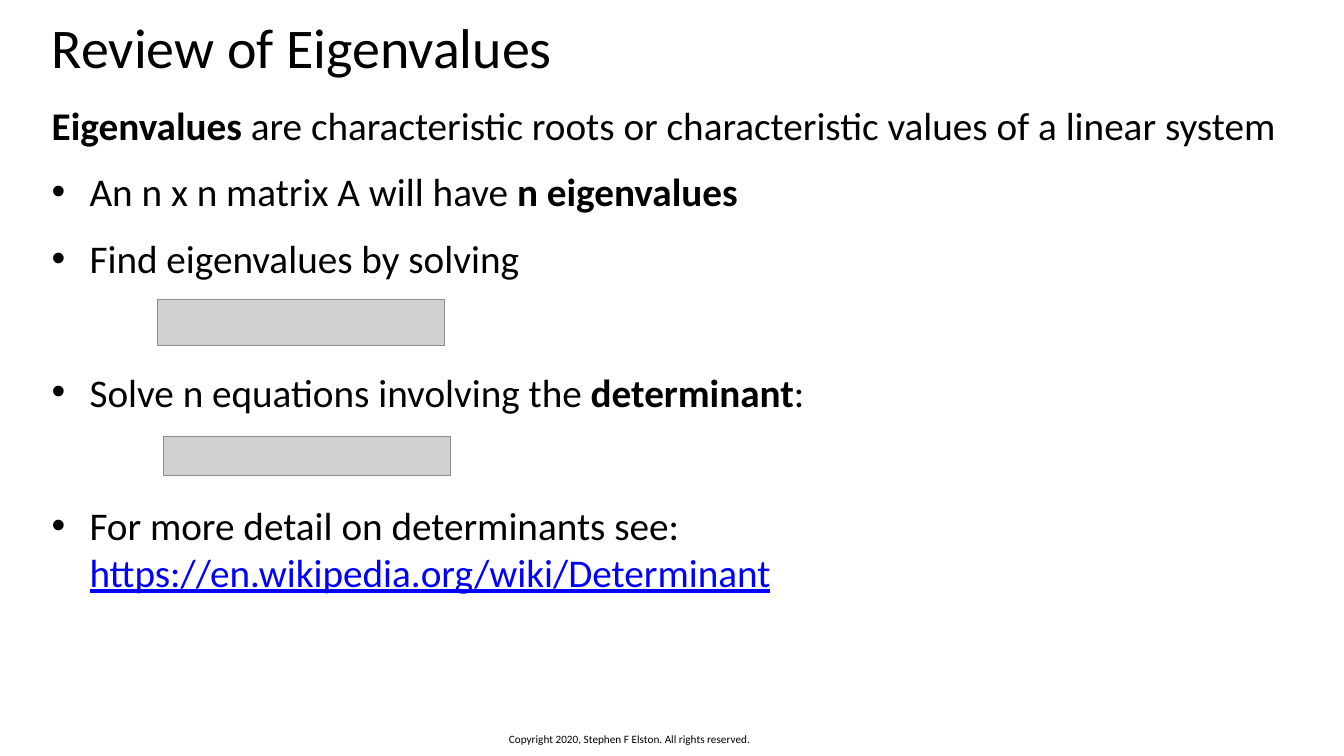
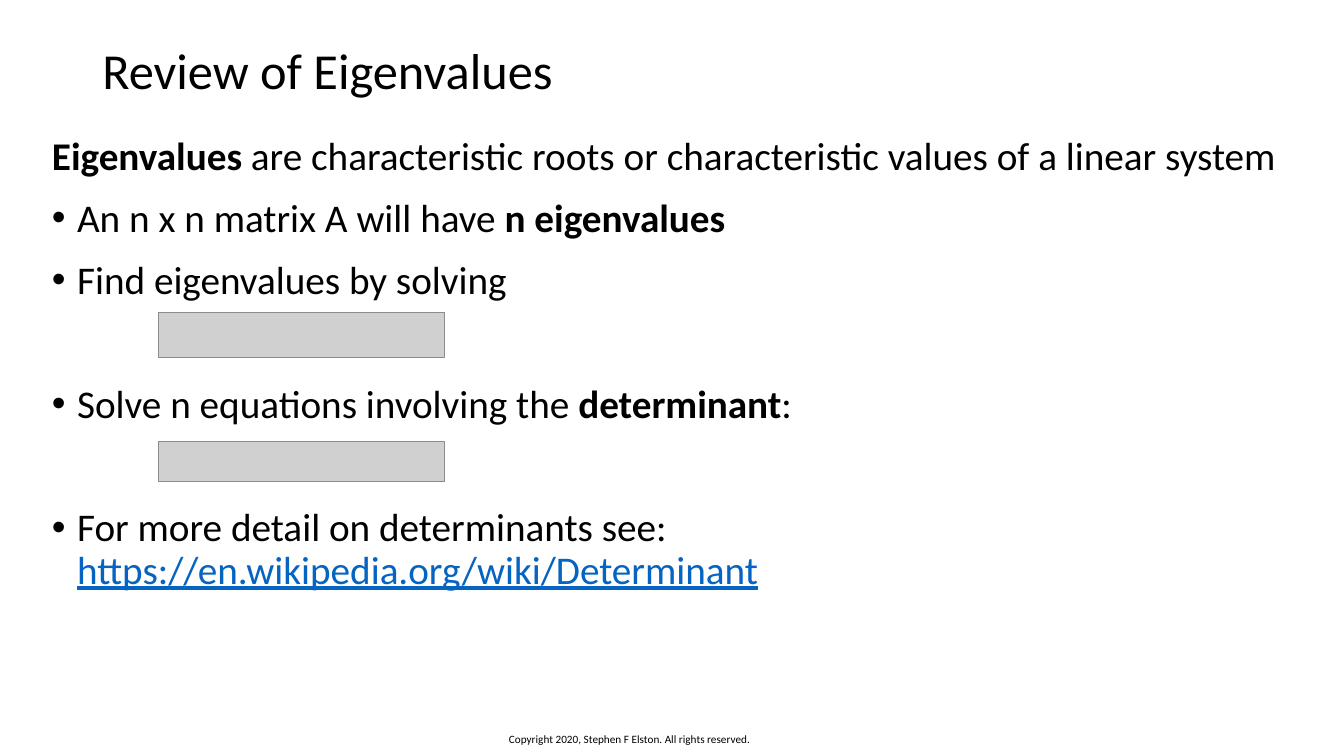
Before and after one commit to StephenElston/CSCI-E-108, a slide deck: slide 61 of slides/6_IntroductionToClustering.pptx (slide 51 before the commit). Drawn at 1344x756 pixels with LibreOffice and Linux fonts; fonts in the diff are those of the drawing; grey boxes stand for pictures. Boxes give left, top, right and bottom in pixels: in the first picture for what was removed or moved away, otherwise in the second. Text is boxed around its words. In the diff, an @@ line names an element or a change of style, - is before the commit and + after.

```diff
--- a/slides/6_IntroductionToClustering.pptx
+++ b/slides/6_IntroductionToClustering.pptx
@@ title "Review of Eigenvalues": place and size @@
-title "Review of Eigenvalues" at (52,29,551,78)
+title "Review of Eigenvalues" at (102,54,552,98)
@@ title "Review of Eigenvalues" at (102,54,552,98): size 40 to 36 pt; line spacing 0.8 to 0.9; vertical alignment top to middle @@
@@ text "Eigenvalues are characteristic roots or ...": place and size @@
-text "Eigenvalues are characteristic roots or ..." at (52,112,1275,594)
+text "Eigenvalues are characteristic roots or ..." at (52,142,1275,591)
@@ text "Eigenvalues are characteristic roots or ..." at (52,142,1275,591): text colour #0000FF to #0563C1 in "https://en.wikipedia.org/wiki/Determinant"; line spacing 1 to 0.9; indent changed @@
@@ picture: place and size @@
-picture at (158,299,445,345)
+picture at (158,313,445,358)
@@ picture: place and size @@
-picture at (164,437,451,476)
+picture at (158,442,445,481)
```
Also in this commit, not shown: 11 other slides changed.
